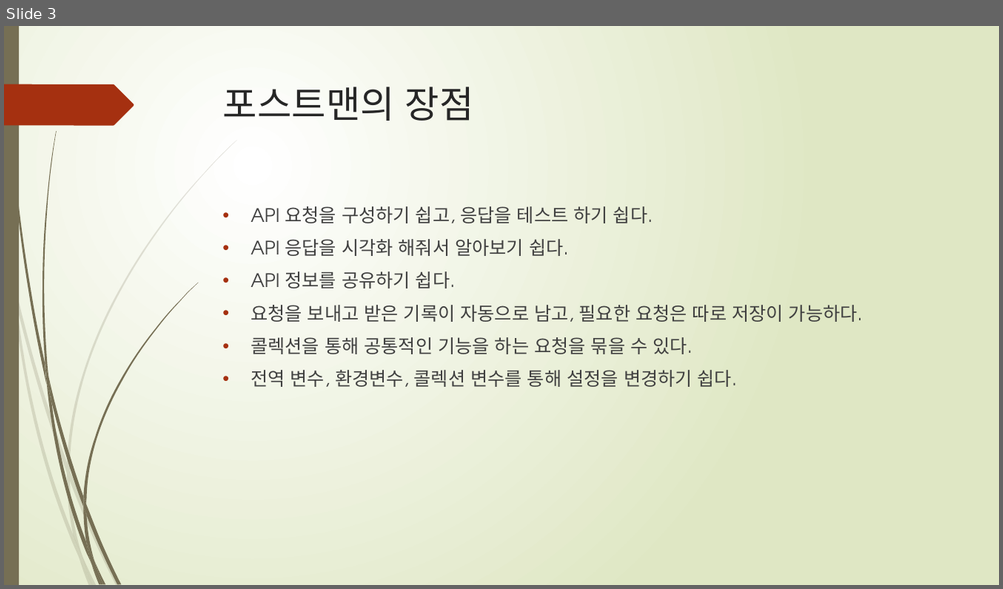
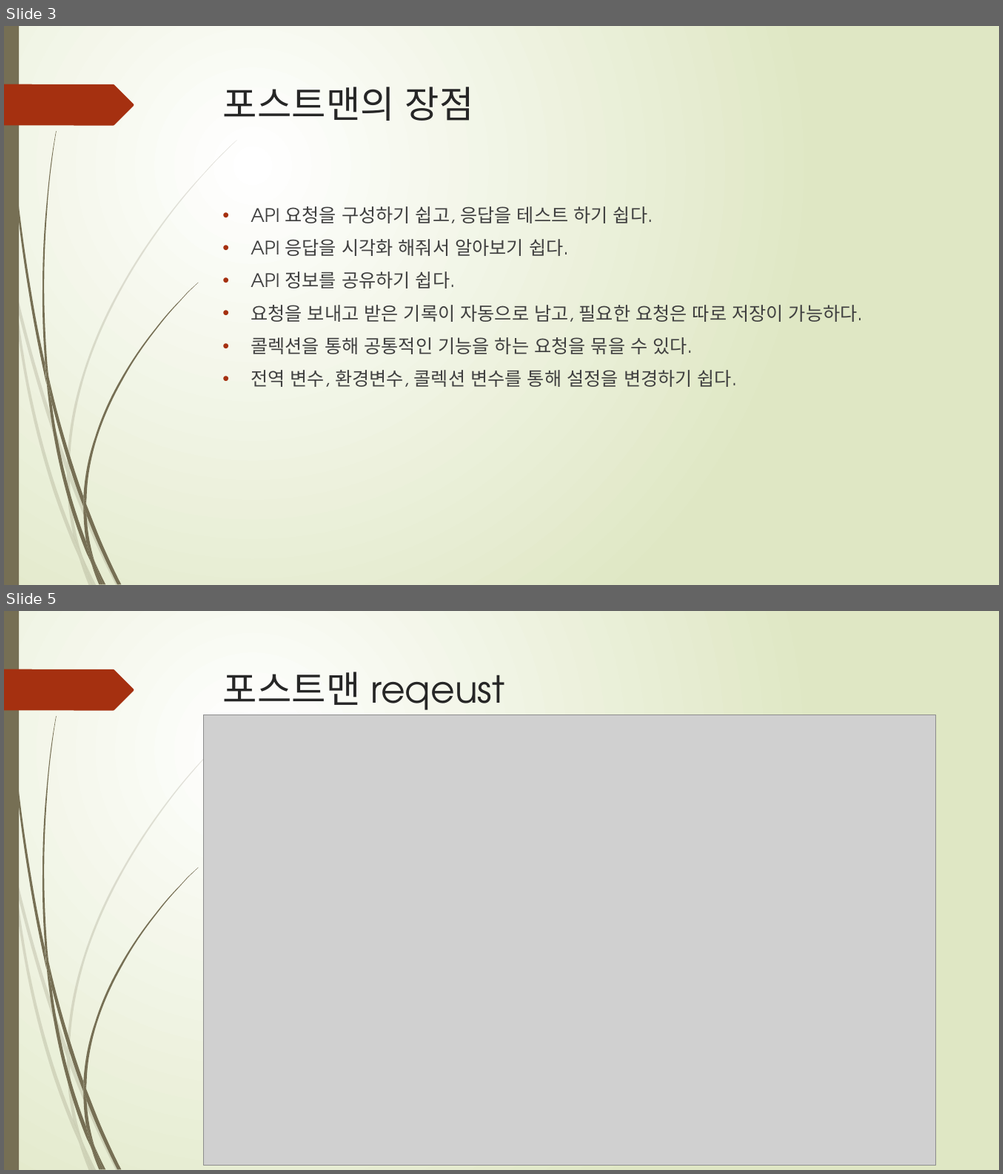
Before and after one commit to chanwoo-lee-cw/TIL, a slide deck: et/프레젠테이션1 [자동 저장됨].pptx. Shown one above the other, each under a label of ours: slide 3 before the commit, slides 3 and 5 after it; the slides between them are not shown. The pictures are 1003x589 and 1003x1174 pixels, drawn with LibreOffice and Linux fonts; fonts in the diff are those of the drawing; grey boxes stand for pictures. Boxes give left, top, right and bottom in pixels: in the first picture for what was removed or moved away, otherwise in the second. Text is boxed around its words. In the diff, an @@ line names an element or a change of style, - is before the commit and + after.

```diff
--- a/et/프레젠테이션1 [자동 저장됨].pptx
+++ b/et/프레젠테이션1 [자동 저장됨].pptx
@@ slide 5 added at box(4, 611, 999, 1170), background gradient #FFFFFF to #DFE8C4; not listed: 24 template elements that a slide beside it also shows @@
@@ title added at box(223, 672, 505, 715), 36 pt, text #262626 @@
+포스트맨 reqeust
@@ picture added at box(204, 715, 936, 1166) @@
```
Also in this commit, not shown: 1 slide changed, 4 other slides added.
